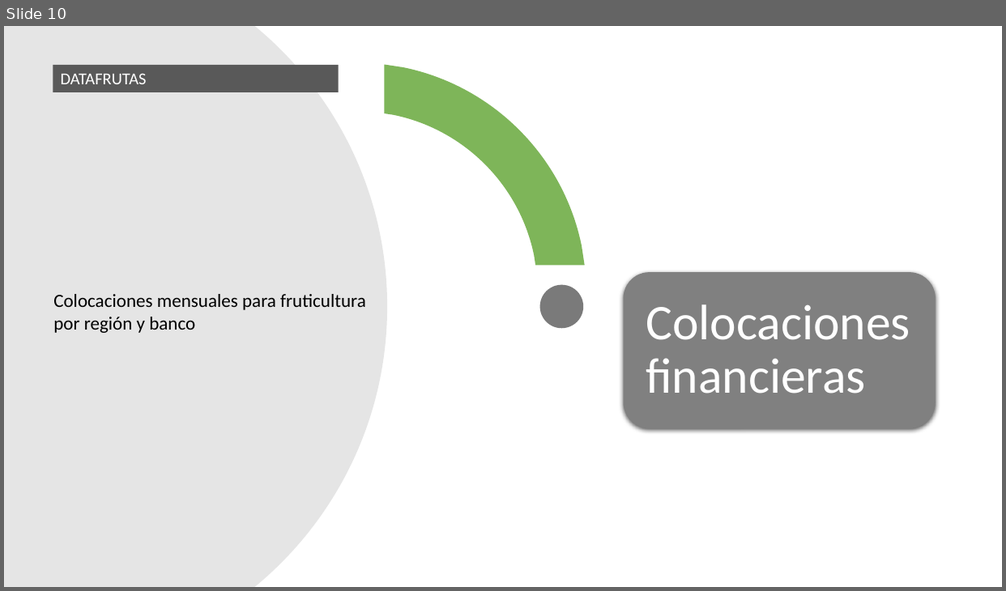
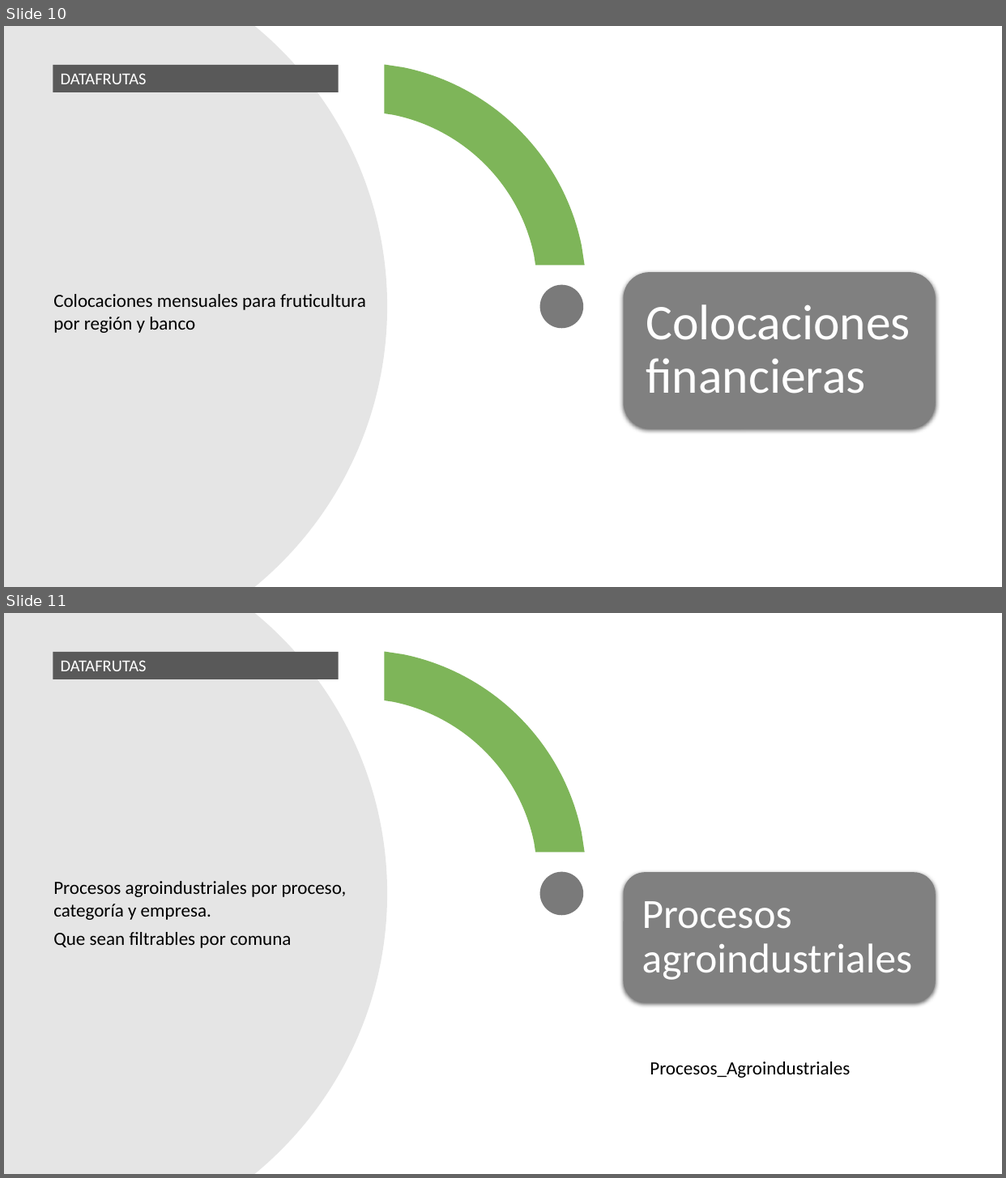
Before and after one commit to Sud-Austral/DATA-AGRO, a slide deck: DATAAGRO-Frutas/Power BI_Frutas.pptx. Shown one above the other, each under a label of ours: slide 10 before the commit, slides 10 and 11 after it. The pictures are 1006x591 and 1006x1178 pixels, drawn with LibreOffice and Linux fonts; fonts in the diff are those of the drawing. Boxes give left, top, right and bottom in pixels: in the first picture for what was removed or moved away, otherwise in the second. Text is boxed around its words. In the diff, an @@ line names an element or a change of style, - is before the commit and + after.

```diff
--- a/DATAAGRO-Frutas/Power BI_Frutas.pptx
+++ b/DATAAGRO-Frutas/Power BI_Frutas.pptx
@@ slide 11 added at (4, 613, 1002, 1174), background #FFFFFF @@
@@ freeform shape added at (4, 613, 387, 1174), fill #808080 at 20% opacity @@
@@ rectangle added at (53, 652, 338, 679), fill #595959, 16 pt, text #FFFFFF @@
+DATAFRUTAS
@@ freeform shape added at (385, 651, 585, 852), fill #70AD47 at 90% opacity @@
@@ ellipse added at (540, 872, 583, 915), fill #595959 at 80% opacity @@
@@ rounded rectangle added at (623, 873, 936, 1003), fill #808080 @@
@@ text added at (53, 881, 347, 948), 18 pt, text #000000 @@
+Procesos agroindustriales por proceso, categoría y empresa.
+Que sean filtrables por comuna
@@ text added at (642, 901, 912, 980), 40 pt, text #FFFFFF @@
+Procesos agroindustriales
@@ text added at (650, 1062, 850, 1078), 18 pt, text #000000 @@
+Procesos_Agroindustriales
```
Also in this commit, not shown: 1 slide changed, 1 other slide added, 3 other files.
